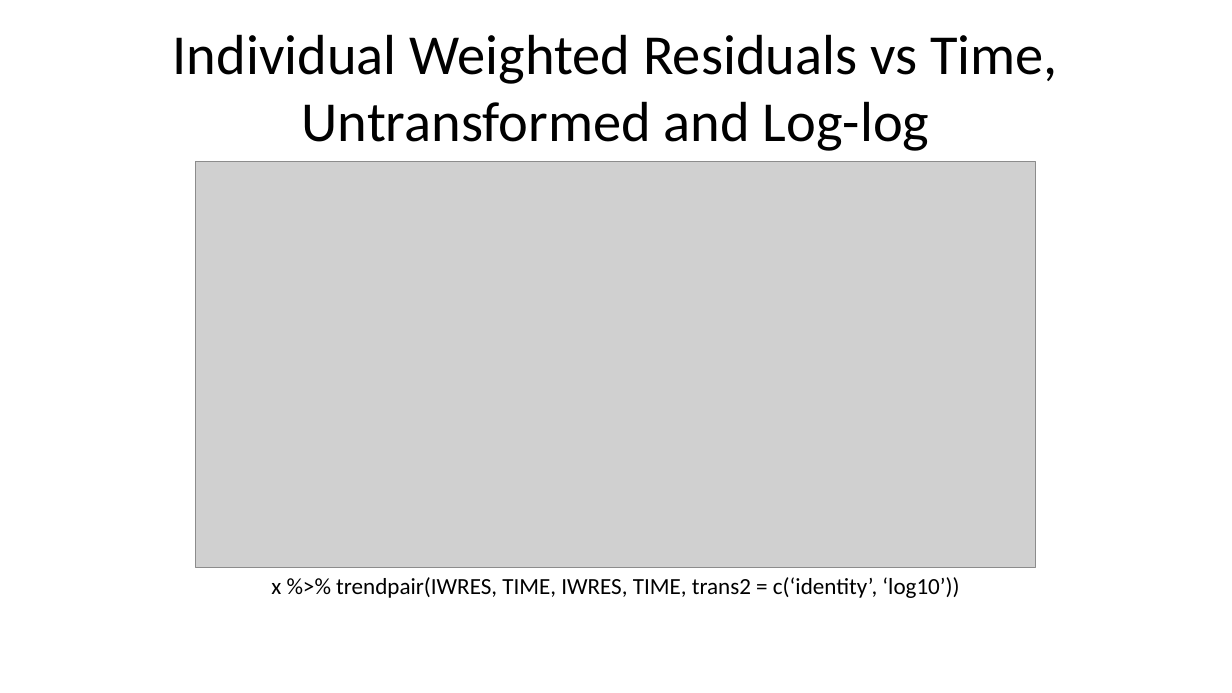
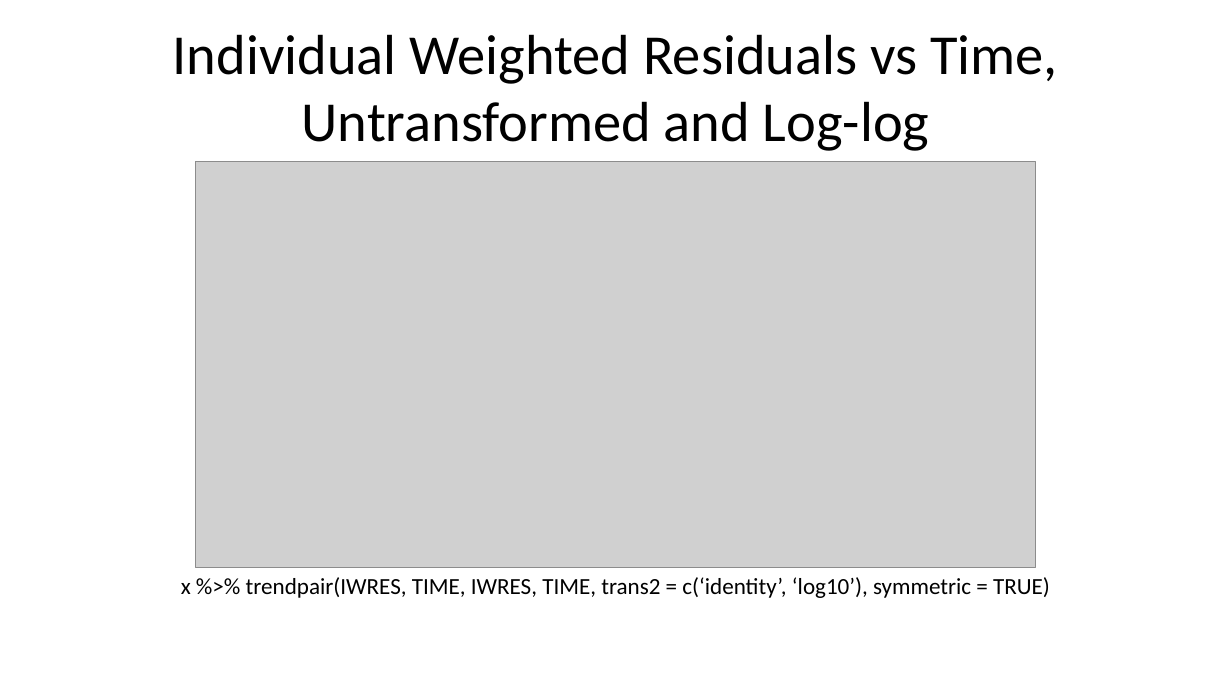
Before and after one commit to bergsmat/yamlet, a slide deck: slide 10 of inst/extdata/modeling/diagnostics.pptx. Drawn at 1232x693 pixels with LibreOffice and Linux fonts; fonts in the diff are those of the drawing; grey boxes stand for pictures. Boxes give left, top, right and bottom in pixels: in the first picture for what was removed or moved away, otherwise in the second. Text is boxed around its words. In the diff, an @@ line names an element or a change of style, - is before the commit and + after.

Commit message:
draft isometric() and symmetric()

```diff
--- a/inst/extdata/modeling/diagnostics.pptx
+++ b/inst/extdata/modeling/diagnostics.pptx
@@ text at (x1=181, y1=577, x2=1050, y2=598): text changed @@
-x %>% trendpair(IWRES, TIME, IWRES, TIME, trans2 = c(‘identity’, ‘log10’))
+x %>% trendpair(IWRES, TIME, IWRES, TIME, trans2 = c(‘identity’, ‘log10’), symmetric = TRUE)
```
Also in this commit, not shown: 2 other slides changed, 24 other files.
